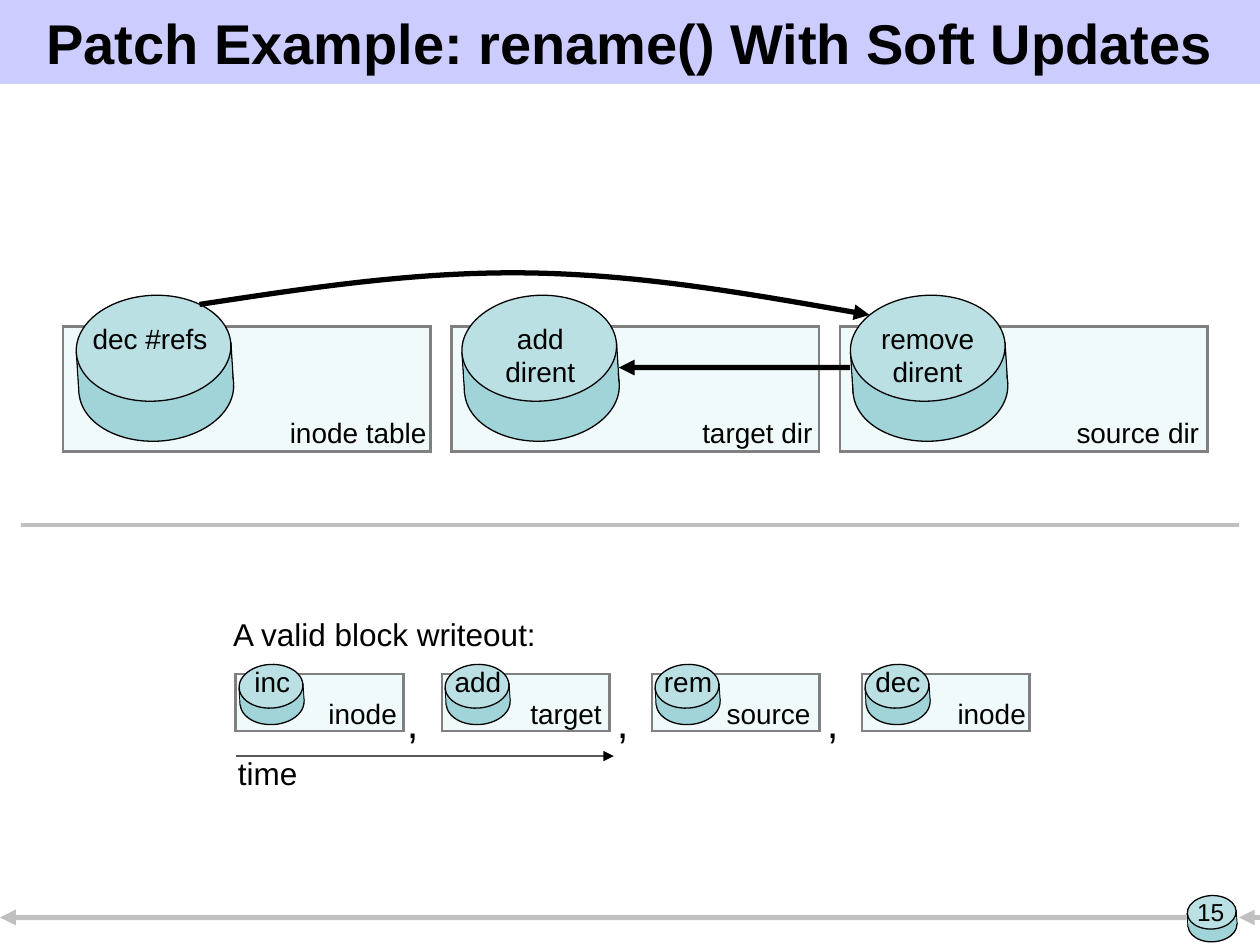
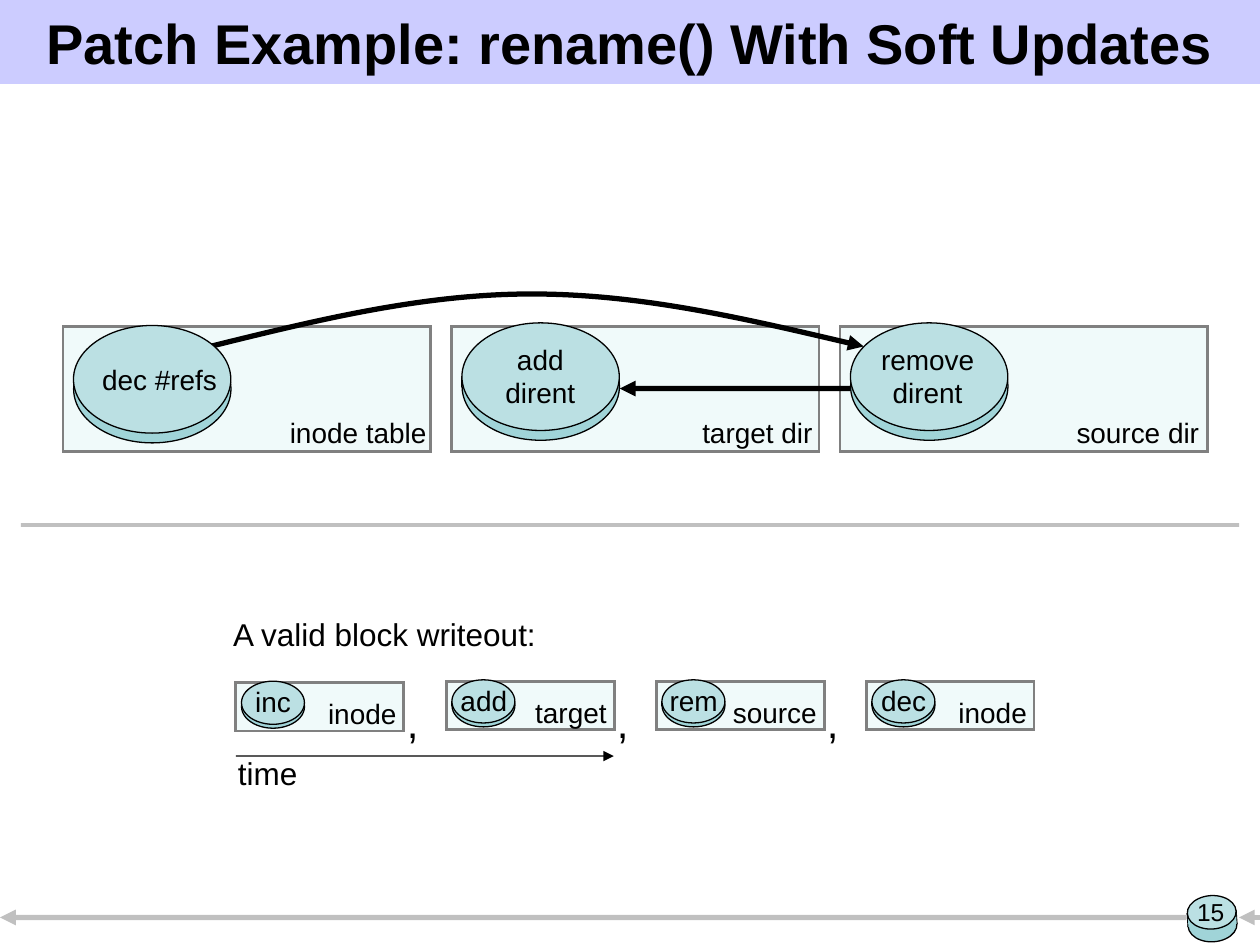
Before and after one commit to ucla-readable/fstitch-doc, a slide deck: slide 15 of sosp/pres.ppt. Drawn at 1260x945 pixels with LibreOffice and Linux fonts; fonts in the diff are those of the drawing. Boxes give left, top, right and bottom in pixels: in the first picture for what was removed or moved away, otherwise in the second. Text is boxed around its words. In the diff, an @@ line names an element or a change of style, - is before the commit and + after.

Commit message:
Use less disk like patch figures (not as tall) and that are aspect-correct. Updating every patch was not exciting.

```diff
--- a/sosp/pres.ppt
+++ b/sosp/pres.ppt
@@ freeform shape: place and size @@
-freeform shape at (199,271,869,315)
+freeform shape at (210,294,864,346)
@@ text "dec #refs": place and size @@
-text "dec #refs" at (93,328,207,350)
+text "dec #refs" at (102,369,217,391)
@@ 3 texts, 1 arrow: place and size @@
-3 texts, 1 arrow at (254,328,974,693)
+3 texts, 1 arrow at (255,349,974,713)
@@ rectangle: place and size @@
-rectangle at (236,674,403,731)
+rectangle at (236,683,403,732)
@@ rectangle: place and size @@
-rectangle at (442,674,610,731)
+rectangle at (446,682,614,731)
@@ 3 texts: place and size @@
-3 texts at (455,671,920,693)
+3 texts at (460,690,926,716)
@@ rectangle: place and size @@
-rectangle at (651,674,819,731)
+rectangle at (656,682,824,731)
@@ alignment left to right in 3 elements at (958,702,1026,724), (535,705,606,728), (733,708,817,724) @@
@@ rectangle: place and size @@
-rectangle at (862,674,1029,731)
+rectangle at (867,682,1034,731)
@@ rotation 356 to 0 degrees in 28 elements at (462,333,620,440), (850,333,1008,440), (73,335,231,442), (242,685,305,728), (662,684,724,727), (452,684,515,727), (872,684,935,727), (242,682,305,724), (662,680,724,723), (872,680,935,723), (452,680,515,723), (462,323,620,430), (850,323,1008,430), (73,325,231,432), (462,373,619,387), (852,373,1008,387), (74,375,231,389), (242,701,304,706), (452,699,514,704), (663,699,724,704), (872,699,934,704), (462,377,620,387), (850,377,1008,387), (242,703,305,707), (73,379,231,389), (452,702,515,706), (662,702,724,706), (872,702,935,706) @@
```
Also in this commit, not shown: 17 other slides changed, 1 slide added, 2 slides removed.
